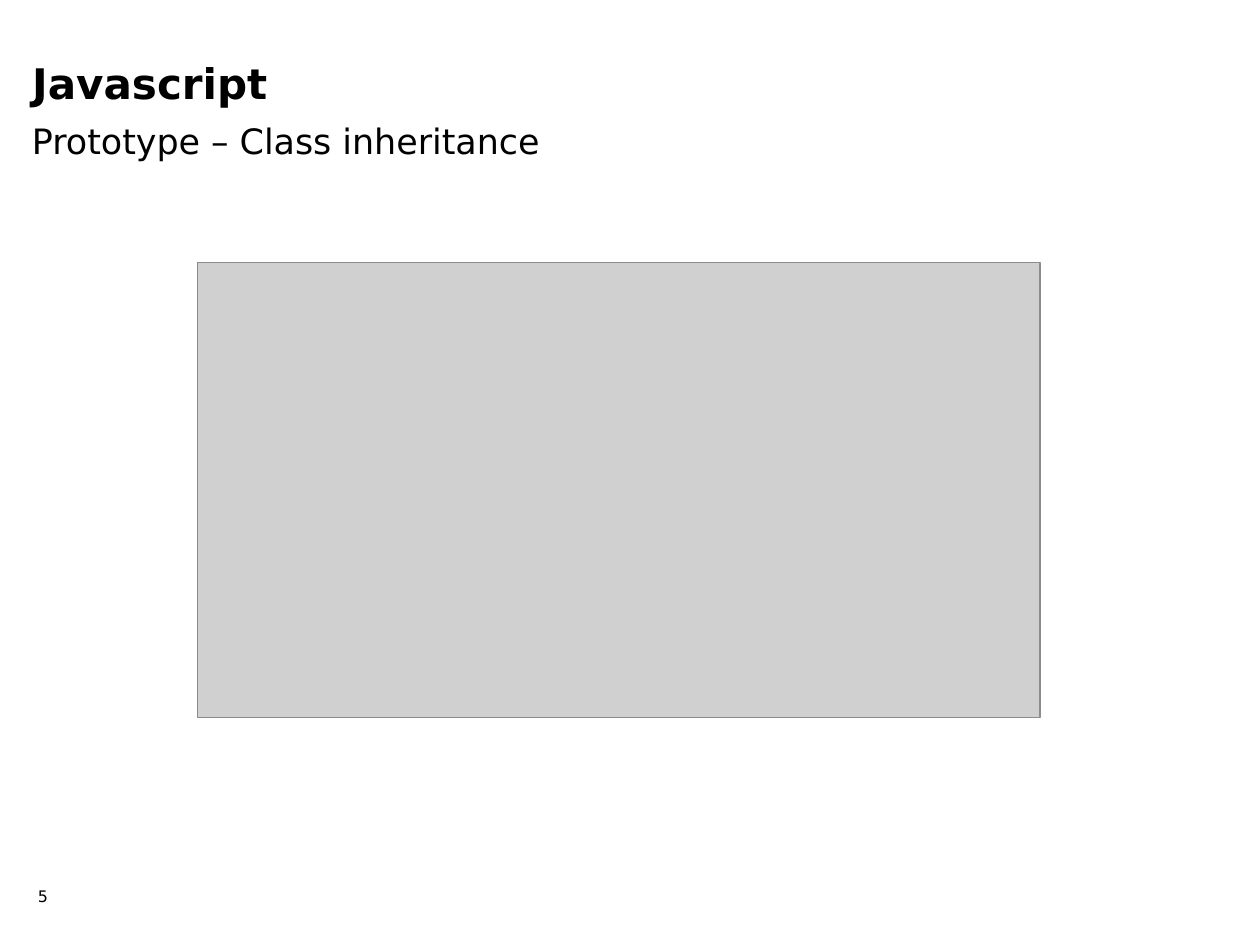
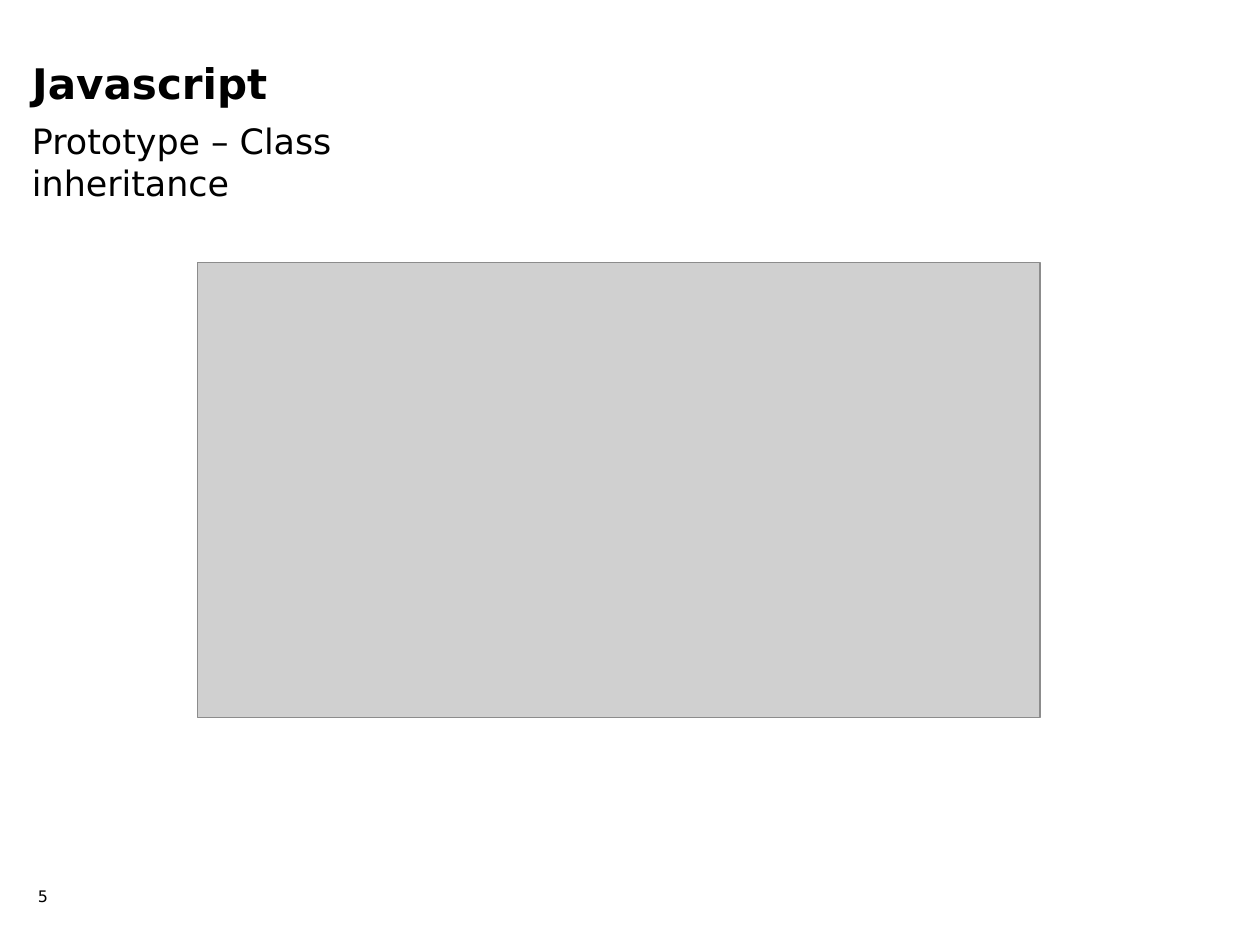
Before and after one commit to pawjanssen/javascript_training, a slide deck: slide 5 of opdrachten/presentaties/case5_inheritance_scoping.odp. Drawn at 1260x945 pixels with LibreOffice and Linux fonts; fonts in the diff are those of the drawing; grey boxes stand for pictures; background and template pictures are left out. Boxes give left, top, right and bottom in pixels: in the first picture for what was removed or moved away, otherwise in the second. Text is boxed around its words. In the diff, an @@ line names an element or a change of style, - is before the commit and + after.

```diff
--- a/opdrachten/presentaties/case5_inheritance_scoping.odp
+++ b/opdrachten/presentaties/case5_inheritance_scoping.odp
@@ text "Prototype – Class inheritance" rewrapped from <box>32,127,539,162</box> to <box>32,127,332,197</box> @@
```
Also in this commit, not shown: 7 other slides changed, 3 other files.
